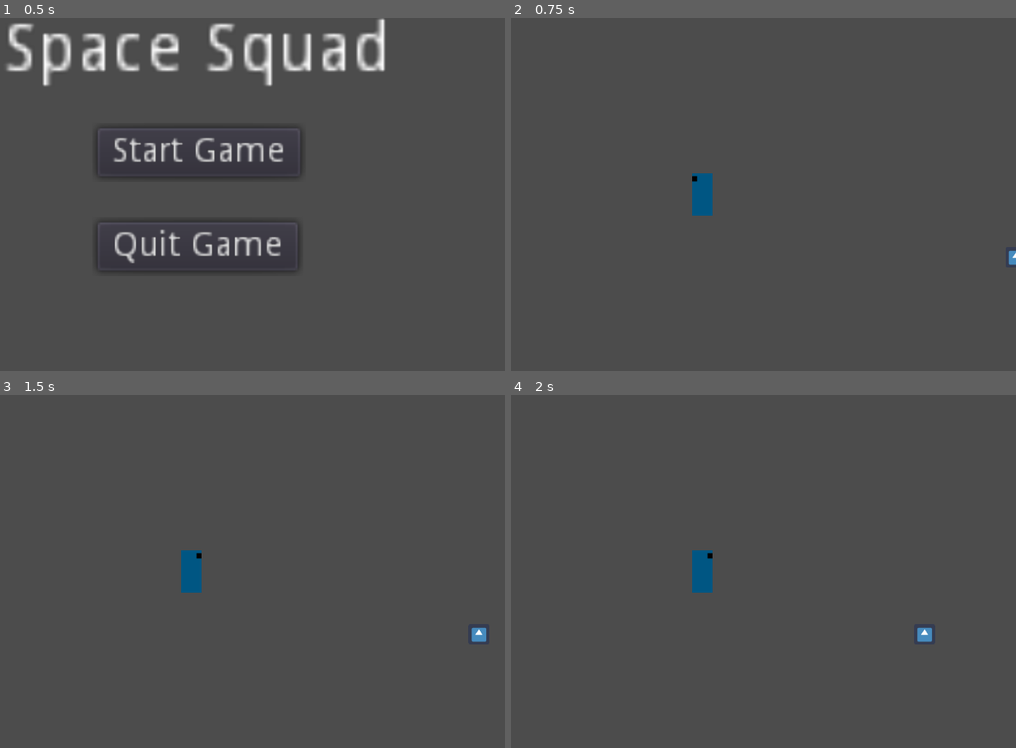
Above: before the commit, frames 1-4 (two rows, left to right).
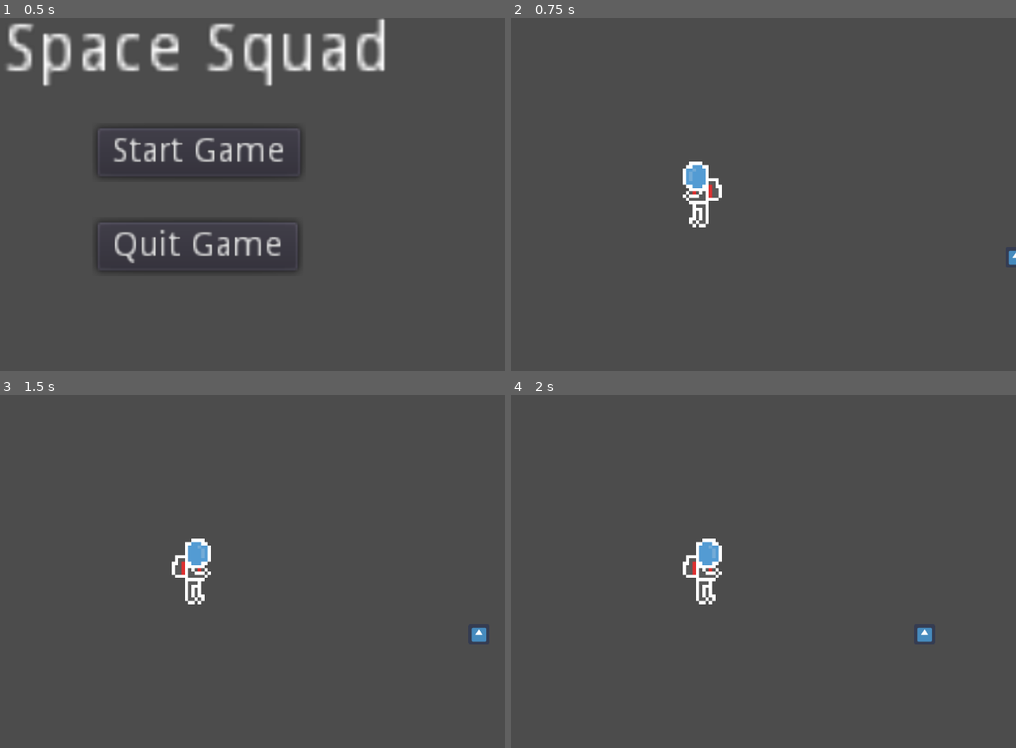
Above: after the commit, the same moments.

Repository: MindGamerFTW/Space-Squad
Game: Godot game, scene res://StartMenu.tscn
Two runs of this game, one before a commit and one after it. Both use one fixed random seed, a clock stepped at 60 frames per second and the inputs below. The engine's default icon, where the game draws it, is replaced by a stand-in: a white triangle on a blue panel in a dark square.
Inputs:
- Up to frame 1 (0.5 s): no input
- Up to frame 2 (0.75 s): click "Start Game" at 0.5 s
- Up to frame 3 (1.5 s): tap Enter at 1.25 s; hold Right (ui_right) from 1.28 s (still down)
- Up to frame 4 (2 s): keep holding Right (ui_right)

Frame 1 is identical in both runs. In frame 2, 0.9% of the frame differs, in the area x 34-42%, y 40-60%; in frame 3, 0.9%; in frame 4, 0.9%.

Commit message:
added better looking sprites for player
colors between sprites change, i couldnt save the color i was using from time to time

Diff:
--- a/Player.tscn
+++ b/Player.tscn
@@ -1,10 +1,10 @@
 [gd_scene load_steps=8 format=2]
 
 [ext_resource path="res://KinematicBody2D.gd" type="Script" id=1]
-[ext_resource path="res://Sprites/front.png" type="Texture" id=2]
-[ext_resource path="res://Sprites/Back.png" type="Texture" id=3]
-[ext_resource path="res://Sprites/Left.png" type="Texture" id=4]
-[ext_resource path="res://Sprites/Right.png" type="Texture" id=5]
+[ext_resource path="res://Sprites/Player_Sprites/Front.png" type="Texture" id=2]
+[ext_resource path="res://Sprites/Player_Sprites/Back.png" type="Texture" id=3]
+[ext_resource path="res://Sprites/Player_Sprites/Left.png" type="Texture" id=4]
+[ext_resource path="res://Sprites/Player_Sprites/Right.png" type="Texture" id=5]
 
 [sub_resource type="SpriteFrames" id=1]
 
@@ -49,12 +49,16 @@
 
 [node name="Sprite" type="AnimatedSprite" parent="." index="0"]
 
+scale = Vector2( 5, 5 )
 frames = SubResource( 1 )
 animation = "left"
+_sections_unfolded = [ "Transform" ]
 
 [node name="CollisionShape2D" type="CollisionShape2D" parent="." index="1"]
 
+scale = Vector2( 2, 1.6 )
 shape = SubResource( 2 )
+_sections_unfolded = [ "Transform" ]
 
 [node name="Camera2D" type="Camera2D" parent="." index="2"]
 
--- a/StartMenu.tscn
+++ b/StartMenu.tscn
@@ -2,7 +2,7 @@
 
 [ext_resource path="res://StartMenu.gd" type="Script" id=1]
 
-[node name="StartMenu" type="Control" index="0"]
+[node name="StartMenu" type="Control"]
 
 anchor_left = 0.0
 anchor_top = 0.0
Binary file added: Sprites/Player_Sprites/Back.png
Not shown, added: Sprites/Player_Sprites/Back.png.import
Binary file added: Sprites/Player_Sprites/Front.png
Not shown, added: Sprites/Player_Sprites/Front.png.import
Binary file added: Sprites/Player_Sprites/Left.png
Not shown, added: Sprites/Player_Sprites/Left.png.import
Binary file added: Sprites/Player_Sprites/Right.png
Not shown, added: Sprites/Player_Sprites/Right.png.import
Not shown, added: Sprites/Left.piskel
